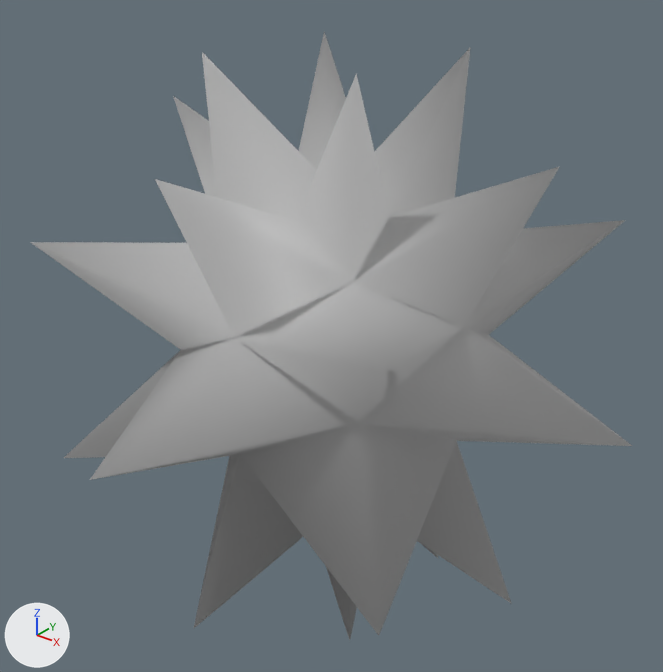
Before and after pictures for a commit that changed the FBX model Home/Assets/Models/MOD_decoUrchin.fbx.
The view is the same before and after, from a 50 mm lens placed at (-4.03, -1.04, 0.652), pointed at (-4.86, -0.002, 0.009). Arrows for +X, +Y and +Z are at lower left; the lights stay in place. Where no turn or scale is listed for an object, it has been applied to the vertices.

In view in the first picture: 'MOD_decozeeegel'.
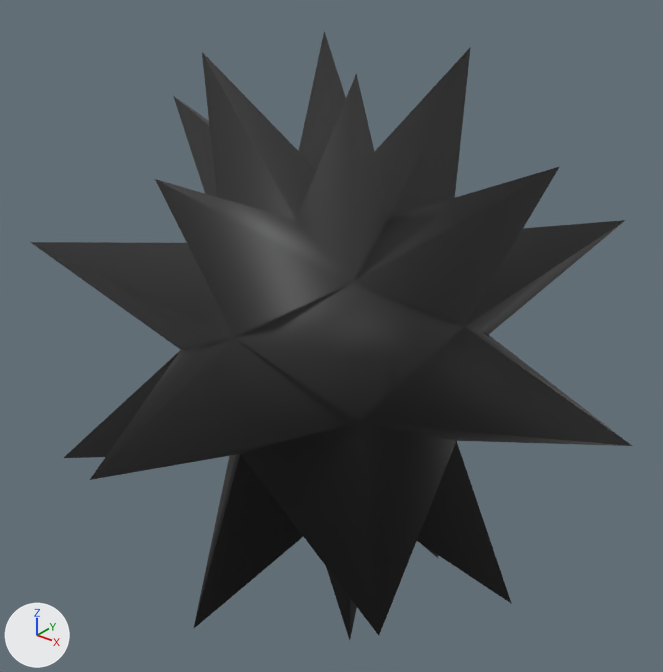
The newer file is also turned or shifted as a whole; pictures and numbers use the older file's frame.

Where the change shows, as pixel boxes [x1, y1, x2, y2] in the pictures (663 x 672 px):
'MOD_decozeeegel', recoloured (grey to black)
    both: [31, 32, 632, 640]

The change in detail:
Picture 'TEX_DecoUrchin.png' (img_tex_decourchin_png) is new.
Material 'lambert2' (mat_lambert2) is new.
Its texture is img_tex_decourchin_png.
me_mesh has 58 vertices, 112 faces and spans x -0.491..0.491, y -0.491..0.491, z -0.454..0.454.
me_mesh no longer uses material mat_lambert1 (grey #bcbcbc).
me_mesh now uses material mat_lambert2 (picture img_tex_decourchin_png).
